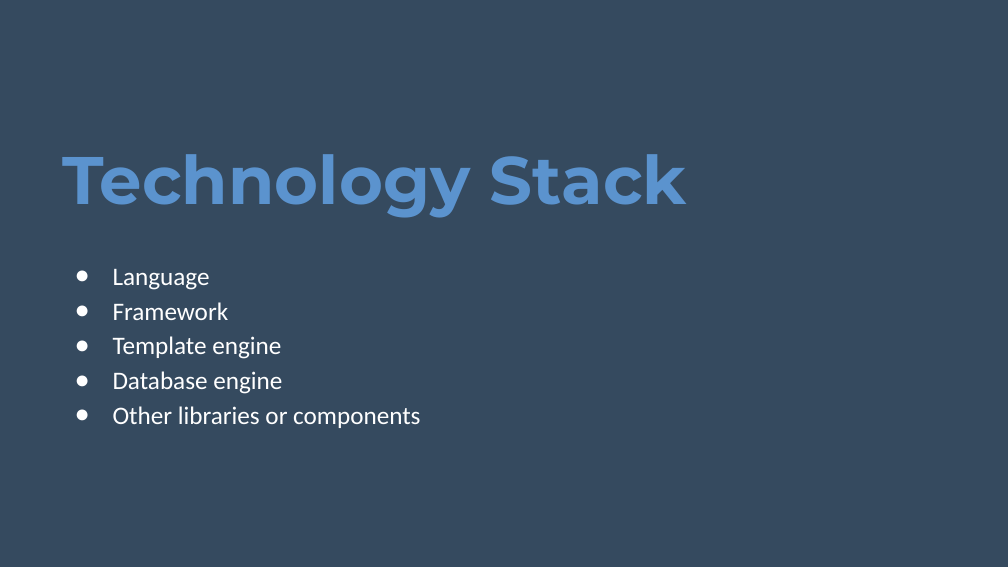
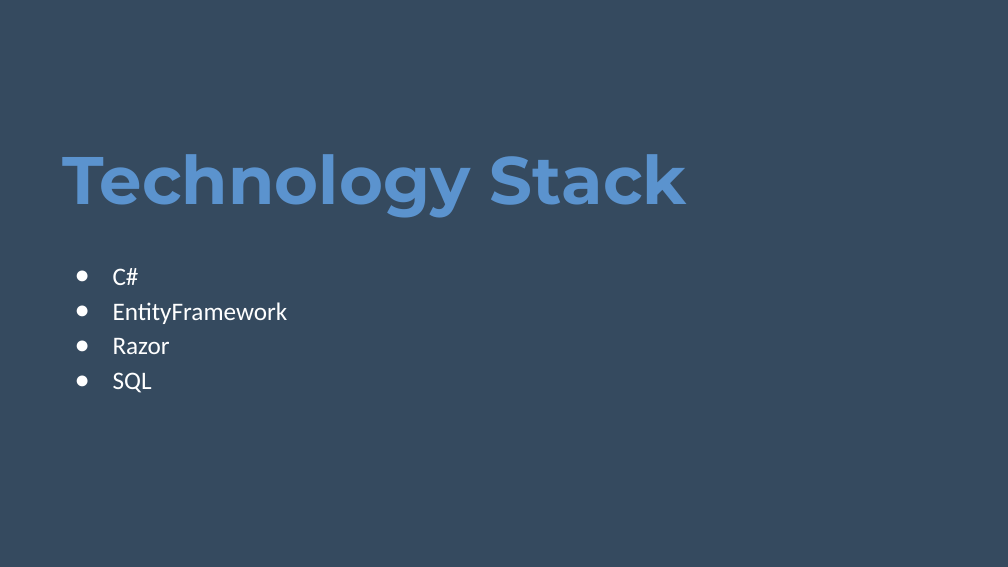
Before and after one commit to relleremily/DaycareProject, a slide deck: slide 6 of daycare-presentation.pptx. Drawn at 1008x567 pixels with LibreOffice and Linux fonts; fonts in the diff are those of the drawing; background and template pictures are left out. Boxes give left, top, right and bottom in pixels: in the first picture for what was removed or moved away, otherwise in the second. Text is boxed around its words. In the diff, an @@ line names an element or a change of style, - is before the commit and + after.

```diff
--- a/daycare-presentation.pptx
+++ b/daycare-presentation.pptx
@@ text at (113,268,288,393): text changed @@
-● Language
-● Framework
-● Template engine
-● Database engine
-● Other libraries or components
+● C#
+● EntityFramework
+● Razor
+● SQL
```
Also in this commit, not shown: 4 other slides changed, 1 slide added, 1 slide removed, 20 other files.
